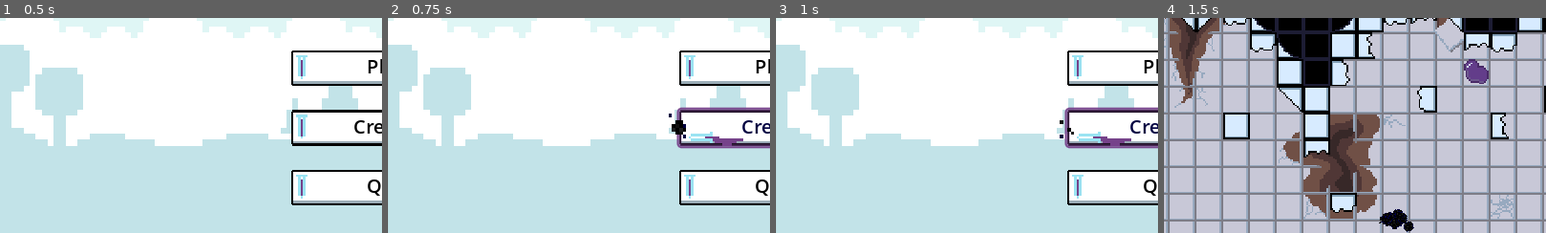
Above: before the commit, frames 1-4 (left to right).
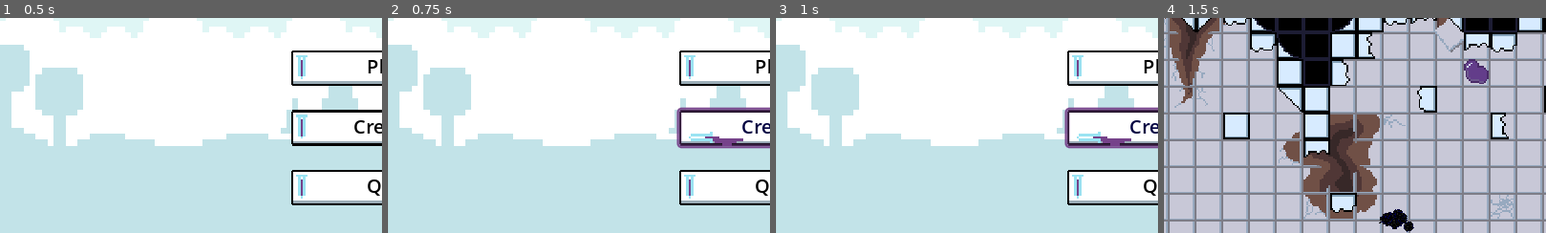
Above: after the commit, the same moments.

Repository: BenBenBenB/godot-testing-2d
Game: Godot game, scene res://scene/main.tscn
The game is run twice, just before and just after one commit, with the same random seed, the same clock (stepped at 60 frames per second) and the same inputs. Sound files missing from this copy of the repository are replaced by a short silence.
Inputs:
- Up to frame 1 (0.5 s): no input
- Up to frame 2 (0.75 s): click "Credits" at 0.5 s
- Up to frame 3 (1 s): no input
- Up to frame 4 (1.5 s): click "Play" at 1.25 s
The pictures show only the part of the screen within x 0-50%, y 36-86%; the shares and areas given below are measured in that part.

Frame 1 is identical in both runs. In frame 2, 0.2% of the frame differs, in the area x 73-78%, y 44-56%; in frame 3, less than 0.1%; in frame 4, nothing differs.

Commit message:
set up ui state machine

Diff:
--- a/scene/main.gd
+++ b/scene/main.gd
@@ -1,15 +1,9 @@
 extends Node
 
-@export var available_levels : Array[LevelData]
+@export var available_levels: Array[LevelData]
 
 @onready var _scene_2d = $Scene2D
-@onready var _main_menu = $UIMain/MainMenu
 
 func _ready() -> void:
 	LevelManager.main_scene = _scene_2d
 	LevelManager.levels = available_levels
-
-func _process(_delta):
-	if Input.is_action_just_pressed("exit"):
-		LevelManager.unload_level()
-		_main_menu.activate()
--- a/scene/main.tscn
+++ b/scene/main.tscn
@@ -1,8 +1,18 @@
-[gd_scene load_steps=6 format=3 uid="uid://cc62577318f2y"]
+[gd_scene load_steps=16 format=3 uid="uid://cc62577318f2y"]
 
 [ext_resource type="Script" path="res://scene/main.gd" id="1_l7ohu"]
 [ext_resource type="Script" path="res://script/classes/level_data.gd" id="2_3thhf"]
 [ext_resource type="PackedScene" uid="uid://buon2mtc7x5m4" path="res://scene/ui/main_menu.tscn" id="2_acwq4"]
+[ext_resource type="PackedScene" uid="uid://bddy0xye4soiv" path="res://scene/ui/pause_menu.tscn" id="4_r2tqv"]
+[ext_resource type="Script" path="res://script/classes/state_machine.gd" id="5_7ngvv"]
+[ext_resource type="PackedScene" uid="uid://ht5y7fx1fdck" path="res://scene/ui/death_menu.tscn" id="5_aw3yp"]
+[ext_resource type="Script" path="res://script/state/game_ui/death_screen.gd" id="5_dvhj4"]
+[ext_resource type="Script" path="res://script/state/game_ui/main_menu_screen.gd" id="6_oc72y"]
+[ext_resource type="Script" path="res://script/state/game_ui/level_active_screen.gd" id="7_xid75"]
+[ext_resource type="Script" path="res://script/state/game_ui/pause_menu_screen.gd" id="9_t7can"]
+[ext_resource type="Script" path="res://script/state/game_ui/victory_screen.gd" id="10_lkmeh"]
+[ext_resource type="Script" path="res://script/state/game_ui/credits_screen.gd" id="12_06y45"]
+[ext_resource type="Script" path="res://script/state/game_ui/settings_screen.gd" id="13_u3mjv"]
 
 [sub_resource type="Resource" id="Resource_vqbcs"]
 script = ExtResource("2_3thhf")
@@ -24,9 +34,45 @@
 script = ExtResource("1_l7ohu")
 available_levels = Array[ExtResource("2_3thhf")]([SubResource("Resource_vqbcs"), SubResource("Resource_nwigl")])
 
+[node name="PauseTimer" type="Timer" parent="."]
+wait_time = 0.5
+one_shot = true
+
 [node name="Scene2D" type="Node2D" parent="."]
 position = Vector2(148, 435)
 
 [node name="UIMain" type="CanvasLayer" parent="."]
 
 [node name="MainMenu" parent="UIMain" instance=ExtResource("2_acwq4")]
+
+[node name="PauseMenu" parent="UIMain" instance=ExtResource("4_r2tqv")]
+visible = false
+
+[node name="DeathMenu" parent="UIMain" instance=ExtResource("5_aw3yp")]
+visible = false
+
+[node name="StateMachineUI" type="Node" parent="." node_paths=PackedStringArray("current_state")]
+process_mode = 3
+script = ExtResource("5_7ngvv")
+current_state = NodePath("MainMenuScreen")
+
+[node name="MainMenuScreen" type="Node" parent="StateMachineUI"]
+script = ExtResource("6_oc72y")
+
+[node name="LevelActiveScreen" type="Node" parent="StateMachineUI"]
+script = ExtResource("7_xid75")
+
+[node name="DeathScreen" type="Node" parent="StateMachineUI"]
+script = ExtResource("5_dvhj4")
+
+[node name="PauseMenuScreen" type="Node" parent="StateMachineUI"]
+script = ExtResource("9_t7can")
+
+[node name="VictoryScreen" type="Node" parent="StateMachineUI"]
+script = ExtResource("10_lkmeh")
+
+[node name="CreditsScreen" type="Node" parent="StateMachineUI"]
+script = ExtResource("12_06y45")
+
+[node name="SettingsScreen" type="Node" parent="StateMachineUI"]
+script = ExtResource("13_u3mjv")
--- a/scene/ui/button_methods.gd
+++ b/scene/ui/death_menu.gd
@@ -1,22 +1,6 @@
 extends Control
 
 @export var hover_particle : AnimatedSprite2D
-
-# Called when the node enters the scene tree for the first time.
-func _ready():
-	pass # Replace with function body.
-
-
-# Called every frame. 'delta' is the elapsed time since the previous frame.
-func _process(_delta):
-	#this works but immediately closes menu because
-	#my best guess is they're reading from the same frame of button release
-	#because it still immediately closed the fucking menu
-	#if get_node(".").is_in_group("pause menu"):
-		#if Input.is_action_just_released("pause"):
-			#_on_continue_button_pressed()
-	pass
-
 
 func _on_button_focus_entered(button_name):
 	if hover_particle != null:
--- a/scene/ui/death_menu.tscn
+++ b/scene/ui/death_menu.tscn
@@ -1,7 +1,7 @@
 [gd_scene load_steps=5 format=3 uid="uid://ht5y7fx1fdck"]
 
 [ext_resource type="Theme" uid="uid://nd2u72aiasw8" path="res://resource/UI_theme.tres" id="1_hfdxg"]
-[ext_resource type="Script" path="res://scene/ui/button_methods.gd" id="2_sfcew"]
+[ext_resource type="Script" path="res://scene/ui/death_menu.gd" id="2_lxl4x"]
 [ext_resource type="PackedScene" uid="uid://cg2matkx410x5" path="res://scene/ui/hover_particle.tscn" id="3_bi2ty"]
 
 [sub_resource type="LabelSettings" id="LabelSettings_207a1"]
@@ -13,7 +13,7 @@
 shadow_color = Color(0.757151, 0, 0.116176, 0.627451)
 shadow_offset = Vector2(5, 5)
 
-[node name="Death_menu" type="Control" node_paths=PackedStringArray("hover_particle")]
+[node name="DeathMenu" type="Control"]
 layout_mode = 3
 anchors_preset = 15
 anchor_right = 1.0
@@ -21,8 +21,7 @@
 grow_horizontal = 2
 grow_vertical = 2
 theme = ExtResource("1_hfdxg")
-script = ExtResource("2_sfcew")
-hover_particle = NodePath("ColorRect/HBoxContainer/hover particle")
+script = ExtResource("2_lxl4x")
 
 [node name="ColorRect" type="ColorRect" parent="."]
 layout_mode = 1
--- a/scene/ui/main_menu.gd
+++ b/scene/ui/main_menu.gd
@@ -1,27 +1,21 @@
+extends Control
 class_name MainMenu
-extends Control
+
+signal StartLevel(level_id: int)
+signal Settings()
+signal Quit()
+signal Credits()
 
 @onready var title_music = $TitleMusic
 
-func _ready():
-	pass
-
-func _process(_delta):
-	pass
-
 func _on_play_button_pressed():
-	LevelManager.load_level(1)
-	deactivate()
-
-#func _on_play_button_2_pressed():
-	#LevelManager.load_level(2)
-	#deactivate()
+	StartLevel.emit(1)
 
 func _on_settings_button_pressed():
-	pass
+	Settings.emit()
 
 func _on_quit_button_pressed():
-	get_tree().quit()
+	Quit.emit()
 
 func deactivate() -> void:
 	hide()
--- a/scene/ui/main_menu.tscn
+++ b/scene/ui/main_menu.tscn
@@ -1,13 +1,12 @@
-[gd_scene load_steps=7 format=3 uid="uid://buon2mtc7x5m4"]
+[gd_scene load_steps=6 format=3 uid="uid://buon2mtc7x5m4"]
 
 [ext_resource type="Texture2D" uid="uid://c6krlrd2cb8sl" path="res://assets/sprite/tilemap-backgrounds_packed.png" id="1_gpdyg"]
 [ext_resource type="Script" path="res://scene/ui/main_menu.gd" id="1_i3etc"]
 [ext_resource type="Theme" uid="uid://nd2u72aiasw8" path="res://resource/UI_theme.tres" id="1_yi4ks"]
 [ext_resource type="AudioStream" uid="uid://dsb85bjxex0dc" path="res://assets/music/03 - menu_game jam test 1.mp3" id="3_67hhc"]
-[ext_resource type="Script" path="res://scene/ui/button_methods.gd" id="3_wo6m4"]
 [ext_resource type="PackedScene" uid="uid://cg2matkx410x5" path="res://scene/ui/hover_particle.tscn" id="7_giq17"]
 
-[node name="MainMenu" type="Control"]
+[node name="MainMenu" type="Control" groups=["MainMenu"]]
 layout_mode = 3
 anchors_preset = 15
 anchor_right = 1.0
@@ -16,14 +15,6 @@
 grow_vertical = 2
 theme = ExtResource("1_yi4ks")
 script = ExtResource("1_i3etc")
-
-[node name="Button script holder" type="Control" parent="." node_paths=PackedStringArray("hover_particle")]
-visible = false
-anchors_preset = 0
-offset_right = 40.0
-offset_bottom = 40.0
-script = ExtResource("3_wo6m4")
-hover_particle = NodePath("../MarginContainer/VBoxContainer/VBoxContainer2/hover particle")
 
 [node name="TitleMusic" type="AudioStreamPlayer" parent="."]
 stream = ExtResource("3_67hhc")
@@ -108,26 +99,6 @@
 visible = false
 position = Vector2(102, 160)
 
-[connection signal="focus_entered" from="MarginContainer/VBoxContainer/VBoxContainer2/PlayButton" to="Button script holder" method="_on_button_focus_entered" binds= ["PlayButton"]]
-[connection signal="focus_exited" from="MarginContainer/VBoxContainer/VBoxContainer2/PlayButton" to="Button script holder" method="_on_button_focus_exited"]
-[connection signal="mouse_entered" from="MarginContainer/VBoxContainer/VBoxContainer2/PlayButton" to="Button script holder" method="_on_button_focus_entered" binds= ["PlayButton"]]
-[connection signal="mouse_exited" from="MarginContainer/VBoxContainer/VBoxContainer2/PlayButton" to="Button script holder" method="_on_button_focus_exited"]
 [connection signal="pressed" from="MarginContainer/VBoxContainer/VBoxContainer2/PlayButton" to="." method="_on_play_button_pressed"]
-[connection signal="focus_entered" from="MarginContainer/VBoxContainer/VBoxContainer2/HighscoresButton" to="Button script holder" method="_on_button_focus_entered" binds= ["HighscoresButton"]]
-[connection signal="focus_exited" from="MarginContainer/VBoxContainer/VBoxContainer2/HighscoresButton" to="Button script holder" method="_on_button_focus_exited"]
-[connection signal="mouse_entered" from="MarginContainer/VBoxContainer/VBoxContainer2/HighscoresButton" to="Button script holder" method="_on_button_focus_entered" binds= ["HighscoresButton"]]
-[connection signal="mouse_exited" from="MarginContainer/VBoxContainer/VBoxContainer2/HighscoresButton" to="Button script holder" method="_on_button_focus_exited"]
-[connection signal="focus_entered" from="MarginContainer/VBoxContainer/VBoxContainer2/SettingsButton" to="Button script holder" method="_on_button_focus_entered" binds= ["SettingsButton"]]
-[connection signal="focus_exited" from="MarginContainer/VBoxContainer/VBoxContainer2/SettingsButton" to="Button script holder" method="_on_button_focus_exited"]
-[connection signal="mouse_entered" from="MarginContainer/VBoxContainer/VBoxContainer2/SettingsButton" to="Button script holder" method="_on_button_focus_entered" binds= ["SettingsButton"]]
-[connection signal="mouse_exited" from="MarginContainer/VBoxContainer/VBoxContainer2/SettingsButton" to="Button script holder" method="_on_button_focus_exited"]
 [connection signal="pressed" from="MarginContainer/VBoxContainer/VBoxContainer2/SettingsButton" to="." method="_on_settings_button_pressed"]
-[connection signal="focus_entered" from="MarginContainer/VBoxContainer/VBoxContainer2/CreditsButton" to="Button script holder" method="_on_button_focus_entered" binds= ["CreditsButton"]]
-[connection signal="focus_exited" from="MarginContainer/VBoxContainer/VBoxContainer2/CreditsButton" to="Button script holder" method="_on_button_focus_exited"]
-[connection signal="mouse_entered" from="MarginContainer/VBoxContainer/VBoxContainer2/CreditsButton" to="Button script holder" method="_on_button_focus_entered" binds= ["CreditsButton"]]
-[connection signal="mouse_exited" from="MarginContainer/VBoxContainer/VBoxContainer2/CreditsButton" to="Button script holder" method="_on_button_focus_exited"]
-[connection signal="focus_entered" from="MarginContainer/VBoxContainer/VBoxContainer2/QuitButton" to="Button script holder" method="_on_button_focus_entered" binds= ["QuitButton"]]
-[connection signal="focus_exited" from="MarginContainer/VBoxContainer/VBoxContainer2/QuitButton" to="Button script holder" method="_on_button_focus_exited"]
-[connection signal="mouse_entered" from="MarginContainer/VBoxContainer/VBoxContainer2/QuitButton" to="Button script holder" method="_on_button_focus_entered" binds= ["QuitButton"]]
-[connection signal="mouse_exited" from="MarginContainer/VBoxContainer/VBoxContainer2/QuitButton" to="Button script holder" method="_on_button_focus_exited"]
 [connection signal="pressed" from="MarginContainer/VBoxContainer/VBoxContainer2/QuitButton" to="." method="_on_quit_button_pressed"]
--- /dev/null
+++ b/scene/ui/pause_menu.gd
@@ -0,0 +1,57 @@
+extends Control
+class_name PauseMenu
+
+signal Continue()
+signal LevelExit()
+signal LevelRestart()
+
+@export var hover_particle: AnimatedSprite2D
+@onready var pause_muzak = $PauseMuzak
+
+func deactivate() -> void:
+	hide()
+	set_process(false)
+	set_process_input(false)
+	set_process_unhandled_input(false)
+	if pause_muzak:
+		pause_muzak.stop();
+	get_tree().paused = false
+	LevelManager.unpause_level()
+
+func activate() -> void:
+	LevelManager.pause_level()
+	get_tree().paused = true
+	show()
+	set_process(true)
+	set_process_input(true)
+	set_process_unhandled_input(true)
+	if pause_muzak:
+		pause_muzak.play();
+
+func _on_button_focus_entered(button_name):
+	if hover_particle != null:
+		#get a reference to the button that sent the signal
+		#print(get_node(str("%",button)))
+		var button = get_node(str("%", button_name))
+		if button:
+			hover_particle.position = Vector2(button.position.x, button.position.y + (button.size.y / 2))
+			#hover_particle.position = button.position
+			hover_particle.visible = true
+			hover_particle.play("default")
+
+func _on_button_focus_exited():
+	if hover_particle != null:
+		hover_particle.visible = false
+		hover_particle.stop()
+
+func _on_continue_button_pressed():
+	deactivate()
+	Continue.emit()
+
+func _on_menu_button_pressed():
+	deactivate()
+	LevelExit.emit()
+
+func _on_retry_button_pressed():
+	deactivate()
+	LevelRestart.emit()
--- a/scene/ui/pause_menu.tscn
+++ b/scene/ui/pause_menu.tscn
@@ -1,10 +1,10 @@
-[gd_scene load_steps=4 format=3 uid="uid://5tu3jjanyxhy"]
+[gd_scene load_steps=4 format=3 uid="uid://bddy0xye4soiv"]
 
 [ext_resource type="Theme" uid="uid://nd2u72aiasw8" path="res://resource/UI_theme.tres" id="1_54ykf"]
-[ext_resource type="Script" path="res://scene/ui/button_methods.gd" id="2_2jf13"]
+[ext_resource type="Script" path="res://scene/ui/pause_menu.gd" id="2_6pl23"]
 [ext_resource type="PackedScene" uid="uid://cg2matkx410x5" path="res://scene/ui/hover_particle.tscn" id="3_45hui"]
 
-[node name="pause_menu" type="Control" node_paths=PackedStringArray("hover_particle") groups=["pause menu"]]
+[node name="PauseMenu" type="Control" node_paths=PackedStringArray("hover_particle") groups=["pause menu"]]
 process_mode = 2
 layout_mode = 3
 anchors_preset = 15
@@ -13,8 +13,10 @@
 grow_horizontal = 2
 grow_vertical = 2
 theme = ExtResource("1_54ykf")
-script = ExtResource("2_2jf13")
+script = ExtResource("2_6pl23")
 hover_particle = NodePath("ColorRect/HBoxContainer/hover particle")
+
+[node name="PauseMuzak" type="AudioStreamPlayer" parent="."]
 
 [node name="ColorRect" type="ColorRect" parent="."]
 layout_mode = 1
@@ -72,7 +74,7 @@
 size_flags_vertical = 4
 text = "Continue"
 
-[node name="MenuButton" type="Button" parent="ColorRect/HBoxContainer"]
+[node name="MainMenuButton" type="Button" parent="ColorRect/HBoxContainer"]
 unique_name_in_owner = true
 custom_minimum_size = Vector2(100, 30)
 layout_mode = 2
@@ -93,8 +95,8 @@
 [connection signal="mouse_entered" from="ColorRect/HBoxContainer/ContinueButton" to="." method="_on_button_focus_entered" binds= ["ContinueButton"]]
 [connection signal="mouse_exited" from="ColorRect/HBoxContainer/ContinueButton" to="." method="_on_button_focus_exited"]
 [connection signal="pressed" from="ColorRect/HBoxContainer/ContinueButton" to="." method="_on_continue_button_pressed"]
-[connection signal="focus_entered" from="ColorRect/HBoxContainer/MenuButton" to="." method="_on_button_focus_entered" binds= ["MenuButton"]]
-[connection signal="focus_exited" from="ColorRect/HBoxContainer/MenuButton" to="." method="_on_button_focus_exited"]
-[connection signal="mouse_entered" from="ColorRect/HBoxContainer/MenuButton" to="." method="_on_button_focus_entered" binds= ["MenuButton"]]
-[connection signal="mouse_exited" from="ColorRect/HBoxContainer/MenuButton" to="." method="_on_button_focus_exited"]
-[connection signal="pressed" from="ColorRect/HBoxContainer/MenuButton" to="." method="_on_menu_button_pressed"]
+[connection signal="focus_entered" from="ColorRect/HBoxContainer/MainMenuButton" to="." method="_on_button_focus_entered" binds= ["MenuButton"]]
+[connection signal="focus_exited" from="ColorRect/HBoxContainer/MainMenuButton" to="." method="_on_button_focus_exited"]
+[connection signal="mouse_entered" from="ColorRect/HBoxContainer/MainMenuButton" to="." method="_on_button_focus_entered" binds= ["MenuButton"]]
+[connection signal="mouse_exited" from="ColorRect/HBoxContainer/MainMenuButton" to="." method="_on_button_focus_exited"]
+[connection signal="pressed" from="ColorRect/HBoxContainer/MainMenuButton" to="." method="_on_menu_button_pressed"]
--- a/script/classes/level.gd
+++ b/script/classes/level.gd
@@ -2,8 +2,10 @@
 extends Node
 
 @export var level_id: int
-@onready var audio_stream_player = $BackgroundMusic
+@onready var audio_stream_player: AudioStreamPlayer = $BackgroundMusic
 @export var scroll_speed: int = 50
+
+var _resume_music_at: float = 0.0
 
 var level_data: LevelData
 
@@ -11,3 +13,10 @@
 	level_data = LevelManager.get_level_data(level_id)
 	if audio_stream_player:
 		audio_stream_player.play()
+
+func pause() -> void:
+	_resume_music_at = audio_stream_player.get_playback_position()
+	audio_stream_player.stop()
+
+func unpause() -> void:
+	audio_stream_player.play(_resume_music_at)
--- a/script/manager/level_manager.gd
+++ b/script/manager/level_manager.gd
@@ -5,10 +5,31 @@
 var main_scene: Node2D = null
 var loaded_level: Level = null
 
+func pause_level() -> void:
+	if is_instance_valid(loaded_level):
+		loaded_level.pause()
+
+func unpause_level() -> void:
+	if is_instance_valid(loaded_level):
+		loaded_level.unpause()
+
+func restart_level() -> void:
+	if is_instance_valid(loaded_level):
+		var level_id: int = loaded_level.level_id
+		loaded_level.queue_free()
+		load_level(level_id)
+
+# unload current level and load next level.
+func load_next_level() -> void:
+	if is_instance_valid(loaded_level):
+		var level_id: int = loaded_level.level_id
+		loaded_level.queue_free()
+		load_level(level_id + 1)
+	get_tree().paused = false
+
 func unload_level() -> void:
 	if is_instance_valid(loaded_level):
 		loaded_level.queue_free()
-
 	loaded_level = null
 
 func load_level(level_id: int) -> void:
--- /dev/null
+++ b/script/state/game_ui/credits_screen.gd
@@ -0,0 +1,3 @@
+extends State
+class_name CreditsScreen
+# can go back to main menu
--- /dev/null
+++ b/script/state/game_ui/death_screen.gd
@@ -0,0 +1,3 @@
+extends State
+class_name DeathScreen
+# can go back to start of current level, or to main menu
--- /dev/null
+++ b/script/state/game_ui/level_active_screen.gd
@@ -0,0 +1,37 @@
+extends State
+class_name LevelActiveScreen
+# can pause, die, or finish the level
+
+@onready var death_screen = $"../DeathScreen"
+@onready var pause_menu_screen = $"../PauseMenuScreen"
+@onready var victory_screen = $"../VictoryScreen"
+
+@onready var pause_timer: Timer = $"../../PauseTimer"
+
+func _can_pause():
+	print(pause_timer.is_stopped())
+	return pause_timer.is_stopped()
+
+func enter():
+	pass
+	# todo: set up player death signal
+
+func exit():
+	pass
+
+func update(_delta):
+	if _can_pause() \
+		and Input.is_action_just_pressed("pause") \
+		and not Input.is_action_just_released("pause"):
+		Transitioned.emit(pause_menu_screen)
+
+func player_died():
+	Transitioned.emit(death_screen)
+
+func player_beat_level():
+	pass # idk yet
+	#LevelManager.load_next_level()
+	#Transitioned.emit(...)
+
+func player_won_game():
+	Transitioned.emit(victory_screen)
--- /dev/null
+++ b/script/state/game_ui/main_menu_screen.gd
@@ -0,0 +1,40 @@
+extends State
+class_name MainMenuScreen
+# can start level, go to settings, go to credits, quit game
+
+@onready var main_menu: MainMenu = $"../../UIMain/MainMenu"
+@onready var pause_menu: PauseMenu = $"../../UIMain/PauseMenu"
+# import settings, credits once created
+
+@onready var level_active_screen = $"../LevelActiveScreen"
+@onready var settings_screen = $"../SettingsScreen"
+@onready var credits_screen = $"../CreditsScreen"
+
+func _ready():
+	main_menu.StartLevel.connect(start_game)
+	main_menu.Settings.connect(show_settings)
+	main_menu.Credits.connect(show_credits)
+	main_menu.Quit.connect(exit_game)
+
+func enter():
+	LevelManager.unload_level()
+	main_menu.activate()
+
+func exit():
+	main_menu.deactivate()
+
+func exit_game():
+	get_tree().root.propagate_notification(NOTIFICATION_WM_CLOSE_REQUEST)
+	get_tree().quit()
+
+func show_settings():
+	pass #todo
+	#Transitioned.emit(settings_screen)
+
+func show_credits():
+	pass #todo
+	#Transitioned.emit(credits_screen)
+
+func start_game(level_id: int):
+	LevelManager.load_level(level_id)
+	Transitioned.emit(level_active_screen)
--- /dev/null
+++ b/script/state/game_ui/pause_menu_screen.gd
@@ -0,0 +1,38 @@
+extends State
+class_name PauseMenuScreen
+# can go back to level, to start of level, or to main menu
+
+@onready var pause_menu: PauseMenu = $"../../UIMain/PauseMenu"
+@onready var pause_timer = $"../../PauseTimer"
+
+@onready var main_menu_screen = $"../MainMenuScreen"
+@onready var level_active_screen = $"../LevelActiveScreen"
+
+func _ready():
+	pause_menu.Continue.connect(continue_level)
+	pause_menu.LevelExit.connect(go_to_main_menu)
+	pause_menu.LevelRestart.connect(restart_level)
+
+func enter():
+	get_tree().paused = true
+	pause_menu.activate()
+
+func exit():
+	pause_menu.deactivate()
+	get_tree().paused = false
+
+func update(_delta):
+	if Input.is_action_just_pressed("pause"):
+		Transitioned.emit(level_active_screen)
+
+func continue_level():
+	pause_timer.start()
+	Transitioned.emit(level_active_screen)
+
+func restart_level():
+	LevelManager.restart_level()
+	Transitioned.emit(level_active_screen)
+
+func go_to_main_menu():
+	Transitioned.emit(main_menu_screen)
+	pause_menu.deactivate()
--- /dev/null
+++ b/script/state/game_ui/settings_screen.gd
@@ -0,0 +1,3 @@
+extends State
+class_name SettingsScreen
+# can go back to main menu (or sub menus!)
--- /dev/null
+++ b/script/state/game_ui/victory_screen.gd
@@ -0,0 +1,3 @@
+extends State
+class_name VictoryScreen
+# can go back to main menu
Not shown: 1 places in scene/level/level_01.tscn that only renumber resources
